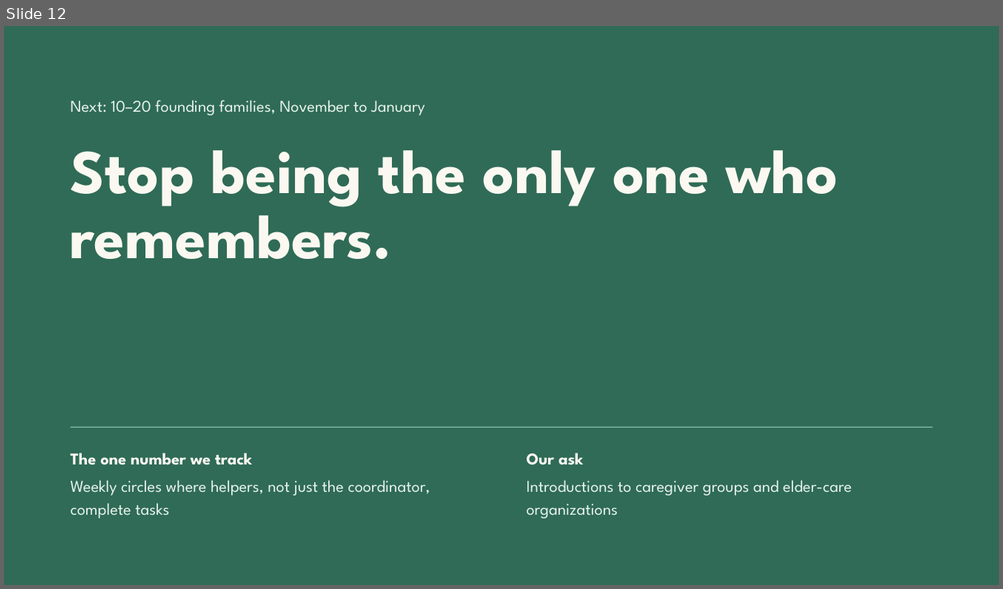
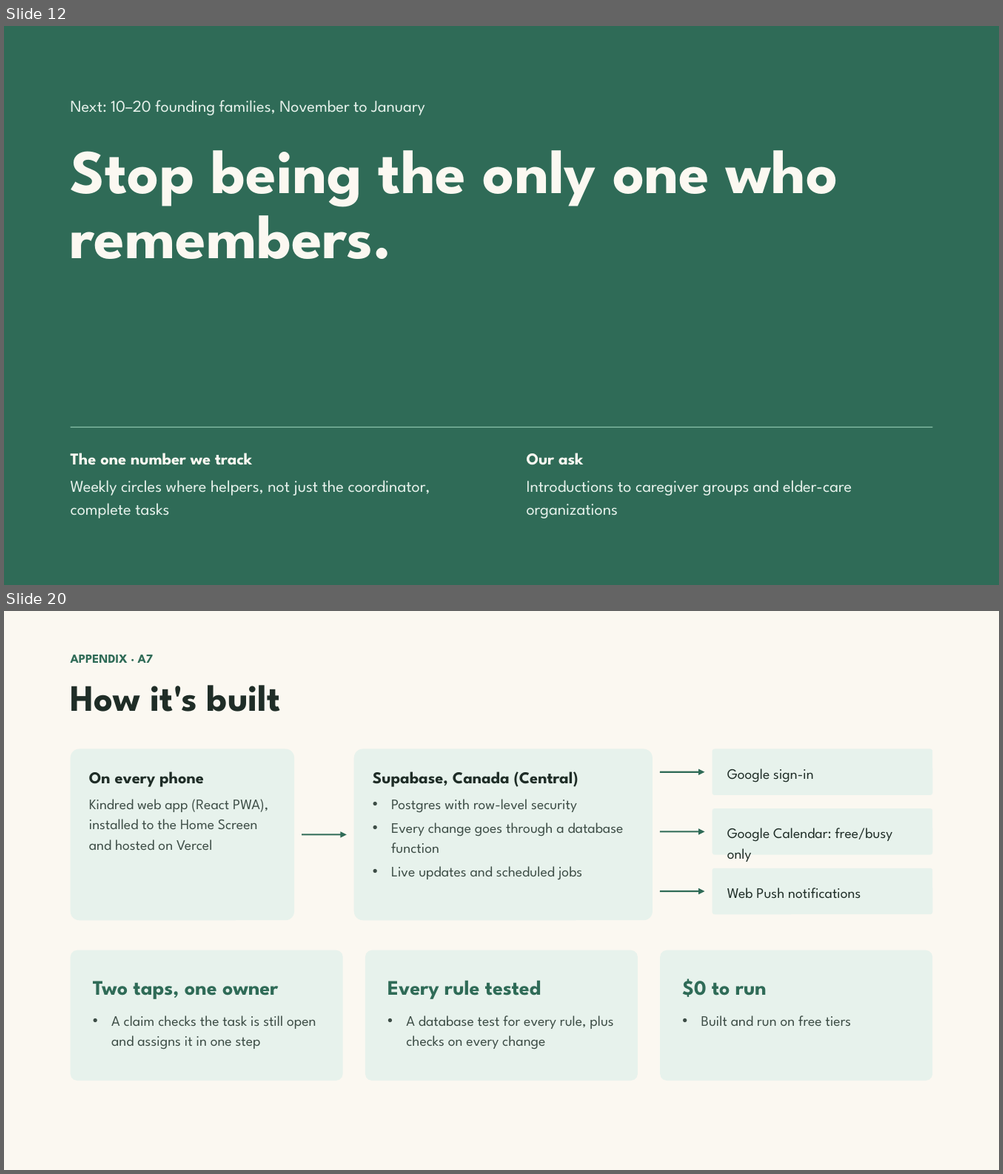
Before and after one commit to Team-Claudia/kindred, a slide deck: docs/pitch/Kindred Demo Day Pitch V3.pptx. Shown one above the other, each under a label of ours: slide 12 before the commit, slides 12 and 20 after it; the slides between them are not shown. The pictures are 1003x589 and 1003x1174 pixels, drawn with LibreOffice and Linux fonts; fonts in the diff are those of the drawing. Boxes give left, top, right and bottom in pixels: in the first picture for what was removed or moved away, otherwise in the second. Text is boxed around its words. In the diff, an @@ line names an element or a change of style, - is before the commit and + after.

```diff
--- a/docs/pitch/Kindred Demo Day Pitch V3.pptx
+++ b/docs/pitch/Kindred Demo Day Pitch V3.pptx
@@ slide 20 added at box(4, 611, 999, 1170), background #FBF8F1 @@
@@ text added at box(71, 655, 153, 663), 12 pt, text #2F6B57, bold @@
+APPENDIX · A7
@@ title added at box(71, 685, 280, 712), 36 pt, text #1F2D27, bold @@
+How it's built
@@ rounded rectangle added at box(71, 749, 294, 920), fill #E7F2EC @@
@@ rounded rectangle added at box(354, 749, 652, 920), fill #E7F2EC @@
@@ rounded rectangle added at box(712, 749, 932, 795), fill #E7F2EC @@
@@ text added at box(89, 772, 268, 850), 14 pt, text #3D4D46 @@
+On every phone
+Kindred web app (React PWA), installed to the Home Screen and hosted on Vercel
@@ text added at box(373, 772, 623, 880), 14 pt, text #3D4D46 @@
+Supabase, Canada (Central)
+• Postgres with row-level security
+• Every change goes through a database function
+• Live updates and scheduled jobs
@@ arrow added from (660, 772) to (705, 772), #2F6B57 1.5 pt @@
@@ text added at box(727, 769, 813, 783), 14 pt, text #1F2D27 @@
+Google sign-in
@@ rounded rectangle added at box(712, 809, 932, 855), fill #E7F2EC @@
@@ arrow added from (660, 832) to (705, 832), #2F6B57 1.5 pt @@
@@ text added at box(727, 828, 893, 862), 14 pt, text #1F2D27 @@
+Google Calendar: free/busy only
@@ arrow added from (301, 834) to (347, 834), #2F6B57 1.5 pt @@
@@ rounded rectangle added at box(712, 869, 932, 914), fill #E7F2EC @@
@@ arrow added from (660, 891) to (705, 891), #2F6B57 1.5 pt @@
@@ text added at box(727, 888, 860, 898), 14 pt, text #1F2D27 @@
+Web Push notifications
@@ rounded rectangle added at box(71, 951, 343, 1081), fill #E7F2EC @@
@@ rounded rectangle added at box(365, 951, 637, 1081), fill #E7F2EC @@
@@ rounded rectangle added at box(660, 951, 932, 1081), fill #E7F2EC @@
@@ text added at box(93, 981, 316, 1050), 14 pt, text #3D4D46 @@
+Two taps, one owner
+• A claim checks the task is still open and assigns it in one step
@@ text added at box(387, 980, 613, 1050), 14 pt, text #3D4D46 @@
+Every rule tested
+• A database test for every rule, plus checks on every change
@@ text added at box(682, 979, 851, 1026), 14 pt, text #3D4D46 @@
+$0 to run
+• Built and run on free tiers
```
Also in this commit, not shown: 8 other slides added, 5 other files.
